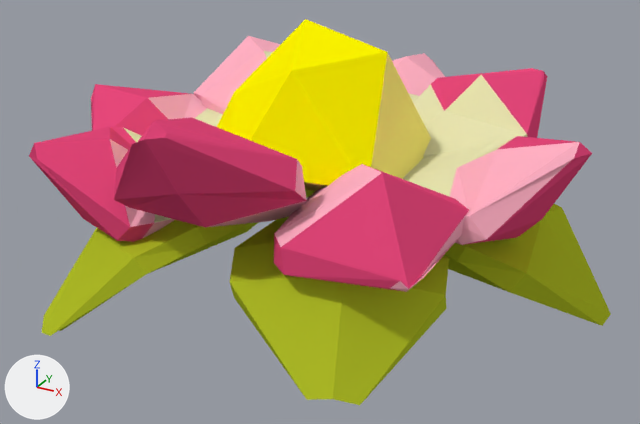
What one commit did to the Blender file Assets/Models/Doodads/Swamp/swampLotus.blend.
Rendered twice from a camera (50 mm lens) standing at (1.46, -2.55, 1.55) and looking at (0.03, 0.04, 0.26). The axes (+X, +Y, +Z) are drawn at lower left. The lights are the same throughout.

The first picture shows 'swampLotus'.
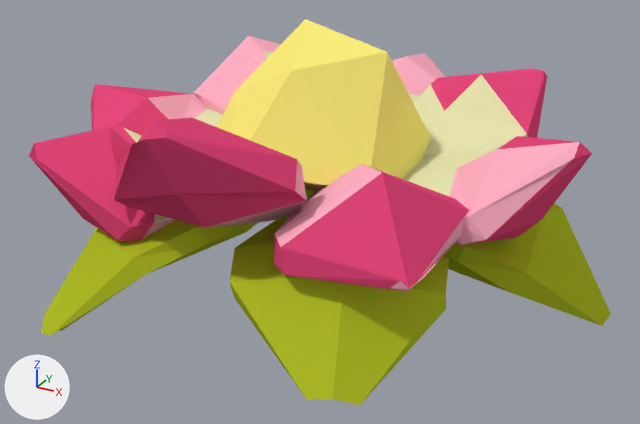
Where the change shows, as pixel boxes (x1, y1, x2, y2) in the pictures (640 x 424 px):
part 1 of me_icosphere_006, recoloured
    both: (217, 19, 387, 185)
part 2 of me_icosphere_006, recoloured
    both: (110, 139, 155, 227)

The change in detail:
me_icosphere_006 has 324 vertices, 592 faces and spans x -1.04..1.05, y -0.04..0.92, z -1.09..0.85.
me_icosphere_006 is used by ob_swamplotus; location (0.0, 0.0, 0.0); rotation (1.571, 0.0, 0.0), in degrees (90, 0, 0).
me_icosphere_006 part 1: all 10 faces that had it switch from mat_blue_waterflower_yellow_001 (yellow #fff700) to mat_ljotusyellow_001 (yellow #fff27d).
me_icosphere_006 part 2: all 4 faces that had it switch from mat_lotuspink1_001 (pink #ffb0c4) to mat_lotuspink2 (pink #e7497c).
me_icosphere_006 no longer uses material mat_lotuspink2_001 (pink #e7497c).
